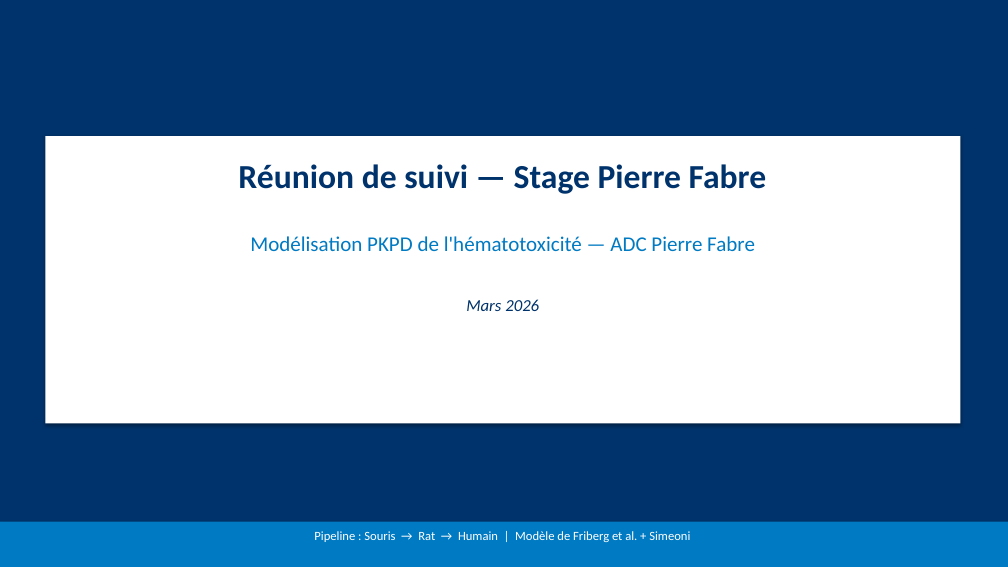
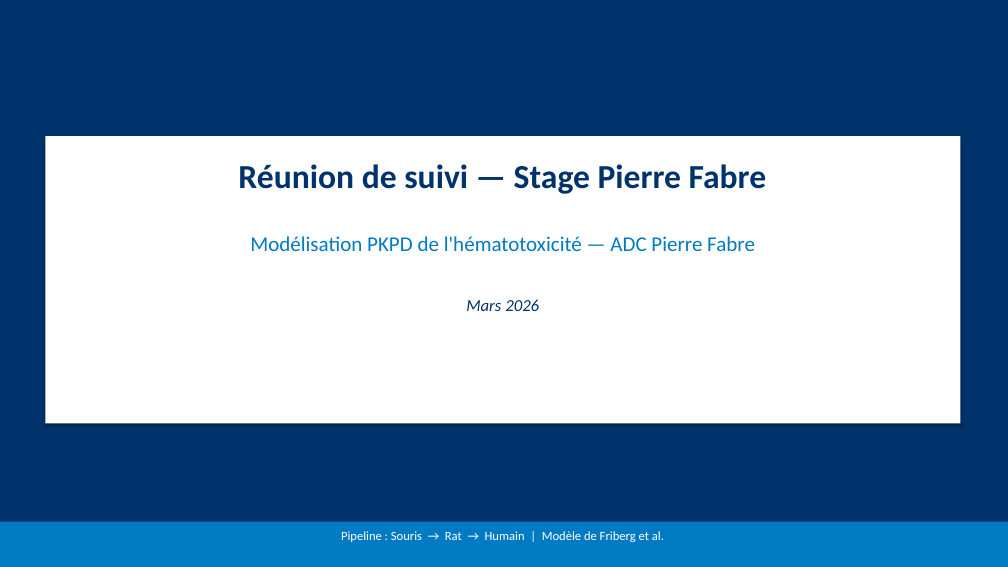
Before and after one commit to omarhss4k/Hema, a slide deck: slide 1 of reunion_point/reunion_prochaine.pptx. Drawn at 1008x567 pixels with LibreOffice and Linux fonts; fonts in the diff are those of the drawing. Boxes give left, top, right and bottom in pixels: in the first picture for what was removed or moved away, otherwise in the second. Text is boxed around its words. In the diff, an @@ line names an element or a change of style, - is before the commit and + after.

```diff
--- a/reunion_point/reunion_prochaine.pptx
+++ b/reunion_point/reunion_prochaine.pptx
@@ text at (341, 531, 664, 542): text changed @@
-Pipeline : Souris → Rat → Humain | Modèle de Friberg et al. + Simeoni
+Pipeline : Souris → Rat → Humain | Modèle de Friberg et al.
```
Also in this commit, not shown: 3 other slides changed, 1 slide removed, 1 other file.
